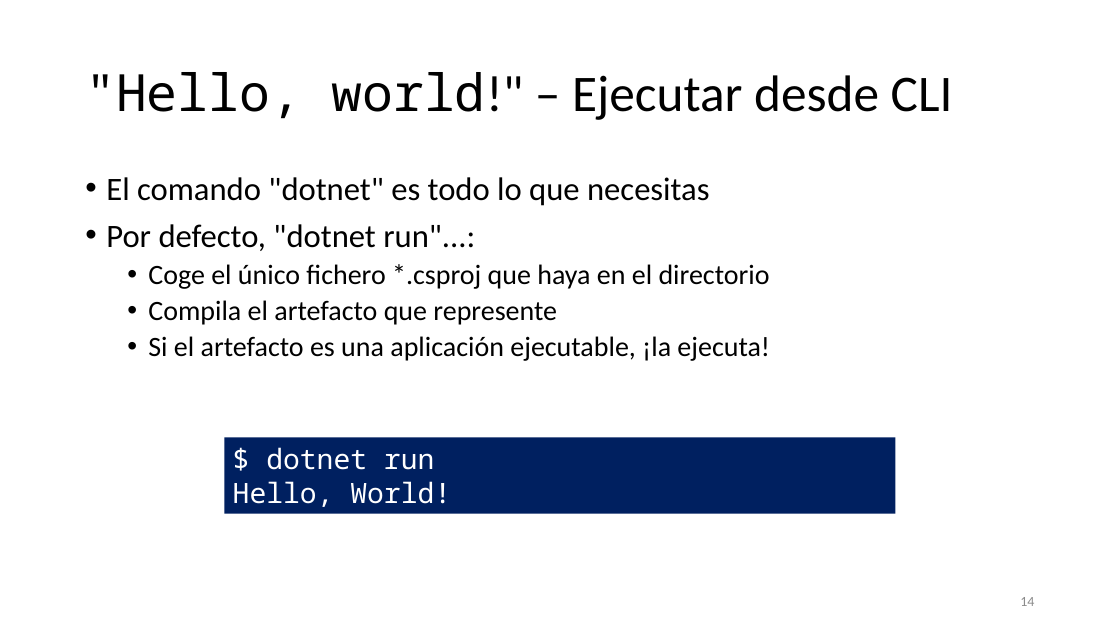
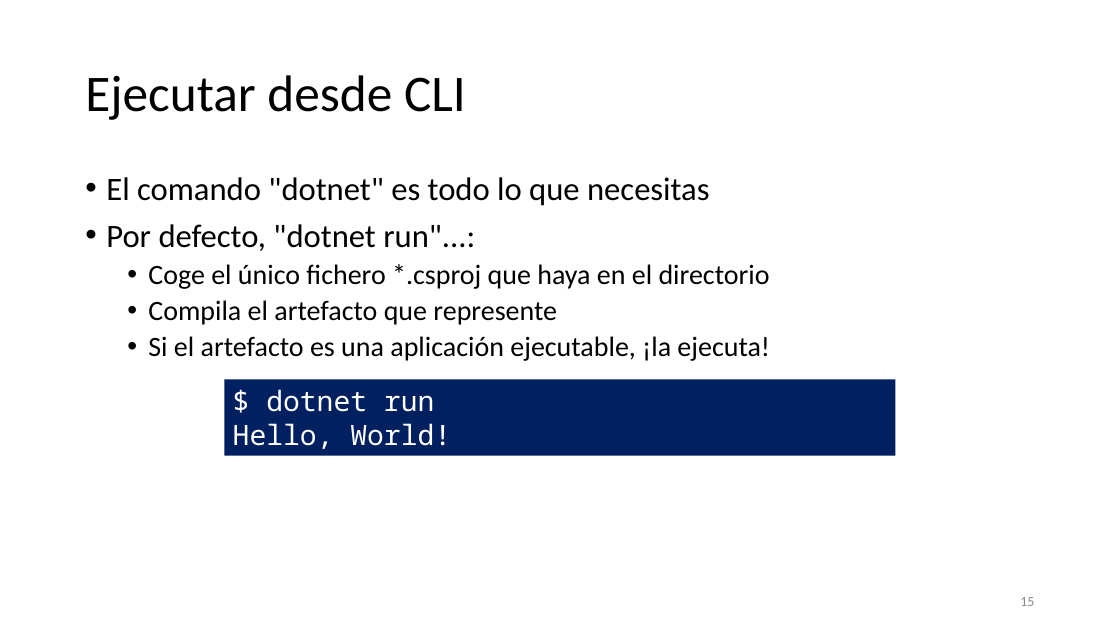
Before and after one commit to SergioLuis/hour-of-code-uva-2021, a slide deck: slide 15 of slides.pptx (slide 14 before the commit). Drawn at 1120x630 pixels with LibreOffice and Linux fonts; fonts in the diff are those of the drawing. Boxes give left, top, right and bottom in pixels: in the first picture for what was removed or moved away, otherwise in the second. Text is boxed around its words. In the diff, an @@ line names an element or a change of style, - is before the commit and + after.

```diff
--- a/slides.pptx
+++ b/slides.pptx
@@ title at [85, 75, 466, 120]: text changed @@
-"Hello, world!" – Ejecutar desde CLI
+Ejecutar desde CLI
@@ rectangle "$ dotnet run": place and size @@
-rectangle "$ dotnet run" at [224, 438, 896, 514]
+rectangle "$ dotnet run" at [224, 380, 896, 456]
@@ page number at [1020, 597, 1034, 606]: text changed @@
-14
+15
```
Also in this commit, not shown: 7 other slides changed, 14 slides added, 1 other file.
